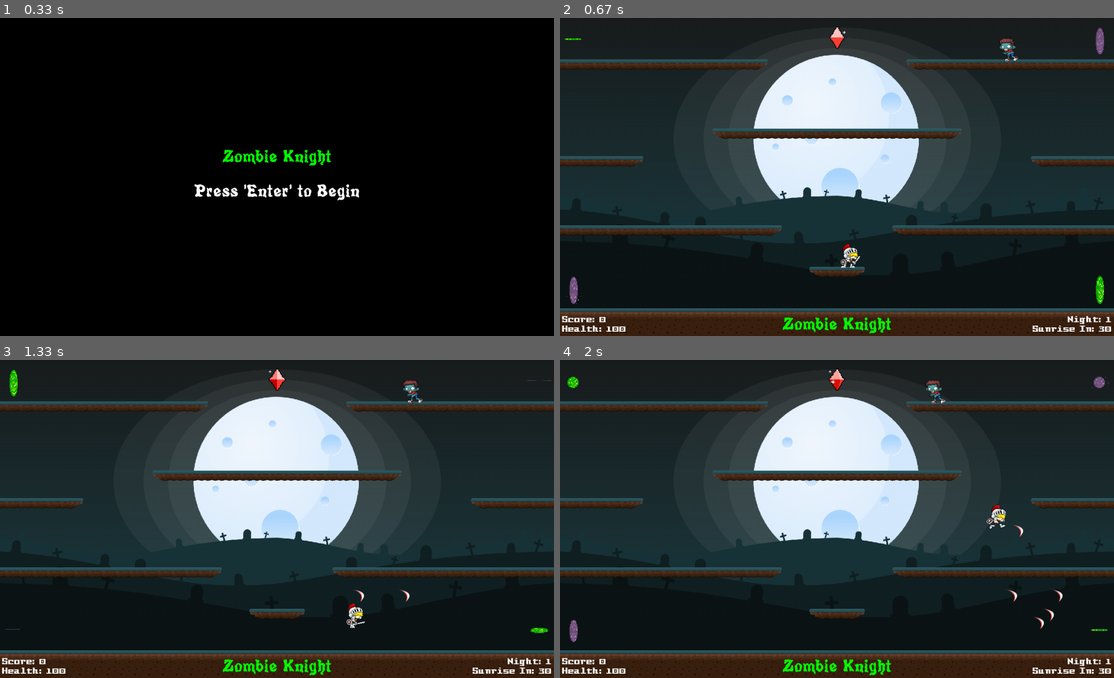
Above: before the commit, frames 1-4 (two rows, left to right).
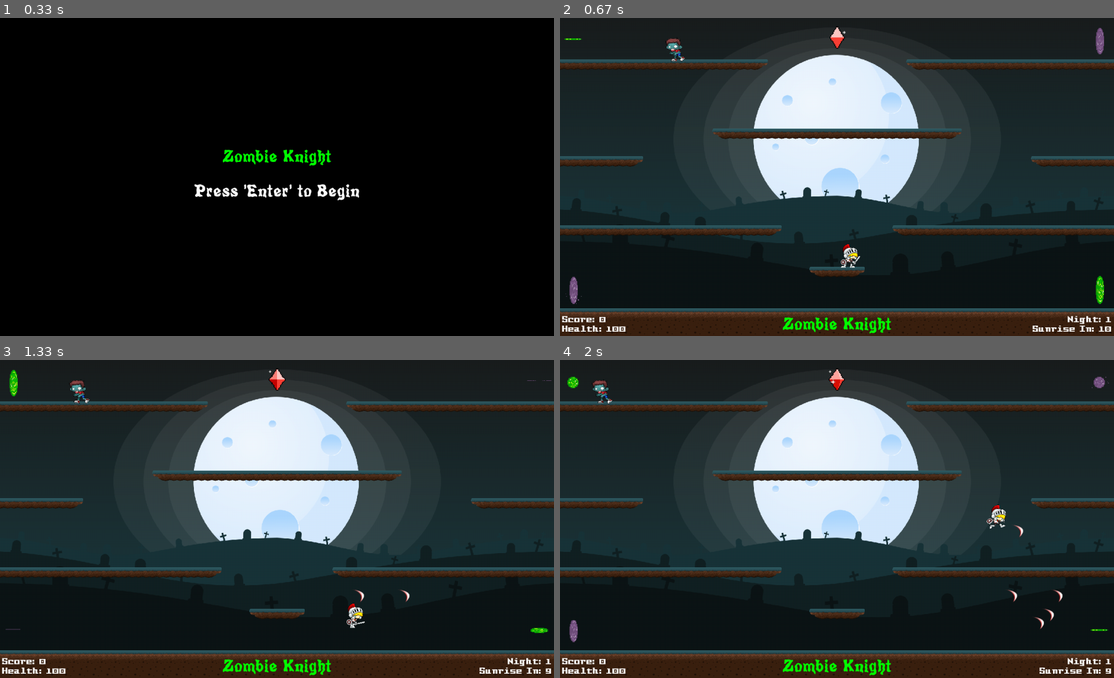
Above: after the commit, the same moments.

Repository: mr4s/CourseProjects
Game: pygame game, started from pygames/ZombieKnight/code/main.py
Two runs of this game, one before a commit and one after it. Both use one fixed random seed, a clock stepped at 60 frames per second and the inputs below.
Inputs:
- Up to frame 1 (0.33 s): no input
- Up to frame 2 (0.67 s): tap Enter at 0.33 s
- Up to frame 3 (1.33 s): tap Space at 0.67, 1.07 s; hold Right from 1 s (still down)
- Up to frame 4 (2 s): tap Space at 1.37, 1.57, 1.9 s; release Right at 1.47 s; hold Up 1.5-1.8 s; hold Right from 1.83 s (still down)

Frame 1 is identical in both runs. In frame 2, 0.3% of the frame differs, in the area x 19-99%, y 6-99%; in frame 3, 0.4%; in frame 4, 0.4%, in the area x 5-100%, y 6-99%.

Commit message:
New night working

Diff:
--- a/pygames/ZombieKnight/code/game.py
+++ b/pygames/ZombieKnight/code/game.py
@@ -17,12 +17,21 @@
         self.begin_txt = self.poultrygeist_font.render("Press 'Enter' to Begin", True, WHITE)
         self.begin_rect = self.begin_txt.get_rect()
         self.begin_rect.center = (WINDOW_WIDTH//2, WINDOW_HEIGHT//2+30)
+        self.survived_txt = self.poultrygeist_font.render("You survived the night!", True, GREEN)
+        self.survived_rect = self.survived_txt.get_rect()
+        self.survived_rect.center = (WINDOW_WIDTH//2, WINDOW_HEIGHT//2-50)
+        self.continue_txt = self.poultrygeist_font.render("Press 'Enter' to continue...", True, WHITE)
+        self.continue_rect = self.continue_txt.get_rect()
+        self.continue_rect.center = (WINDOW_WIDTH//2, WINDOW_HEIGHT//2+30)
 
         self.begin = False
+        self.start_night = False
 
         self.night = 1
-        self.tts = STARTING_TIME
+        self.tts = 10
+        # self.tts = STARTING_TIME
         self.zombie_interval = 5
+        self.frame = 0
 
         self.initialize()
 
@@ -30,11 +39,21 @@
         if self.begin == False:
             display_surface.blit(self.game_name_txt, self.game_name_rect)
             display_surface.blit(self.begin_txt, self.begin_rect)
-        else:
+        elif self.start_night == True:
+            if self.tts == 0:
+                self.start_night = False
+
             for t in self.tile_group:
                 t.update()
 
             self.kill_zombies()
+            if self.tts == STARTING_TIME or (self.tts%self.zombie_interval == 0 and self.frame == 0):
+                self.create_zombies()
+
+            self.frame += 1
+            if self.frame == FPS:
+                self.tts -= 1
+                self.frame = 0
 
             self.center_ruby.update()
             self.portal_group.update(self.player_group, self.zombie_group)
@@ -45,6 +64,21 @@
             self.portal_group.draw(display_surface)
             self.player_group.draw(display_surface)
             self.zombie_group.draw(display_surface)
+        else:
+            display_surface.blit(self.survived_txt, self.survived_rect)
+            display_surface.blit(self.continue_txt, self.continue_rect)
+
+    def new_night(self, start = False):
+        self.start_night = start
+        self.tts = STARTING_TIME
+        self.night += 1
+        self.frame = 0
+
+        if self.night < 5:
+            self.zombie_interval -= 1
+
+        self.initialize_zombies()
+        self.player_group.sprites()[0].restart_position()
 
     def blit_text(self):
         score_txt = self.pixel_font.render(f"Score: {self.player_group.sprites()[0].score}", True, WHITE)
@@ -134,8 +168,9 @@
     def initialize_zombies(self):
         self.zombie_group = pygame.sprite.Group()
 
+    def create_zombies(self):
         x = random.randint(0, WINDOW_WIDTH-32)
-        zombie = Zombie(x, 0, self.portal_group, random.choice(["boy", "girl"]))
+        zombie = Zombie(x, 0, self.portal_group, self.night, random.choice(["boy", "girl"]))
         self.zombie_group.add(zombie)
 
     def initialize_tiles(self, tile_map):
@@ -148,6 +183,7 @@
 
     def start(self):
         self.begin = True
+        self.start_night = True
 
     def kill_zombies(self):
         if pygame.sprite.groupcollide(self.player_group.sprites()[0].slash_group, self.zombie_group, True, True):
--- a/pygames/ZombieKnight/code/main.py
+++ b/pygames/ZombieKnight/code/main.py
@@ -19,12 +19,14 @@
                 running = False
                 break
             if event.type == pygame.KEYDOWN:
-                if event.key == pygame.K_RETURN:
+                if event.key == pygame.K_RETURN and game.begin == False:
                     game.start()
+                elif event.key == pygame.K_RETURN and game.start_night == False:
+                    game.new_night(True)
                 if event.key == pygame.K_SPACE:
                     game.update(True)
 
-        if game.begin:
+        if game.begin and game.start_night:
             display_surface.blit(bg_img, (0, 0))
         else:
             display_surface.fill((0, 0, 0))
--- a/pygames/ZombieKnight/code/player.py
+++ b/pygames/ZombieKnight/code/player.py
@@ -17,6 +17,8 @@
         self.position = Vector(x, y)
         self.velocity = Vector(0, 0)
         self.acceleration = Vector(0, 0)
+
+        self.STARTING_POSITION = self.position
 
         self.HOR_ACC = 1.4
         self.HOR_FRICTION = 0.15
@@ -158,6 +160,10 @@
             if self.health > 0:
                 self.health -= 10
 
+    def restart_position(self):
+        self.position = self.STARTING_POSITION
+        self.rect.center = self.position
+
     def lose(self):
         pass
 
--- a/pygames/ZombieKnight/code/zombies.py
+++ b/pygames/ZombieKnight/code/zombies.py
@@ -4,7 +4,7 @@
 Vector = pygame.math.Vector2
 
 class Zombie(pygame.sprite.Sprite):
-    def __init__(self, x, y, portal_group, gender="girl"):
+    def __init__(self, x, y, portal_group, night, gender="girl"):
         super().__init__()
 
         self.sprite = 0
@@ -17,7 +17,11 @@
 
         self.rect.bottomleft = self.position
 
-        self.HOR_ACC = 0.3
+        if night < 5:
+            self.HOR_ACC = 0.3
+        else:
+            self.HOR_ACC = 0.5
+
         self.HOR_FRICTION = 0.15
 
         self.VER_ACC = 0.5
@@ -43,7 +47,6 @@
 
         self.move(player_location, portal_group)
         self.stay_on_platform(tile_group)
-        # self.go_through_portal(portal_group)
 
     def move(self, player_location, portal_group):
         self.acceleration = Vector(0, self.VER_ACC)
@@ -94,30 +97,6 @@
             self.position.y = collided_platforms[0].rect.top+5
             self.velocity.y = 0
 
-    def go_through_portal(self, portal_group):
-        portal = pygame.sprite.spritecollide(self, portal_group, False, pygame.sprite.collide_mask)
-
-        if portal:
-            portal = portal[0]
-            if portal == portal_group.sprites()[0]:
-                self.position = Vector(portal_group.sprites()[3].rect.left-16, portal_group.sprites()[3].rect.bottom)
-                self.rect.bottomright = self.position
-            elif portal == portal_group.sprites()[1]:
-                self.position = Vector(portal_group.sprites()[2].rect.left+54, portal_group.sprites()[2].rect.bottom)
-                self.rect.bottomleft = self.position
-            elif portal == portal_group.sprites()[2]:
-                self.position = Vector(portal_group.sprites()[1].rect.left-16, portal_group.sprites()[1].rect.bottom)
-                self.rect.bottomright = self.position
-            elif portal == portal_group.sprites()[3]:
-                self.position = Vector(portal_group.sprites()[0].rect.left+54, portal_group.sprites()[0].rect.bottom)
-                self.rect.bottomleft = self.position
-
-
-        if portal:
-            return portal
-        else:
-            return []
-
     def die(self):
         if self.velocity >= 0:
             self.animate(self.dead_right)
